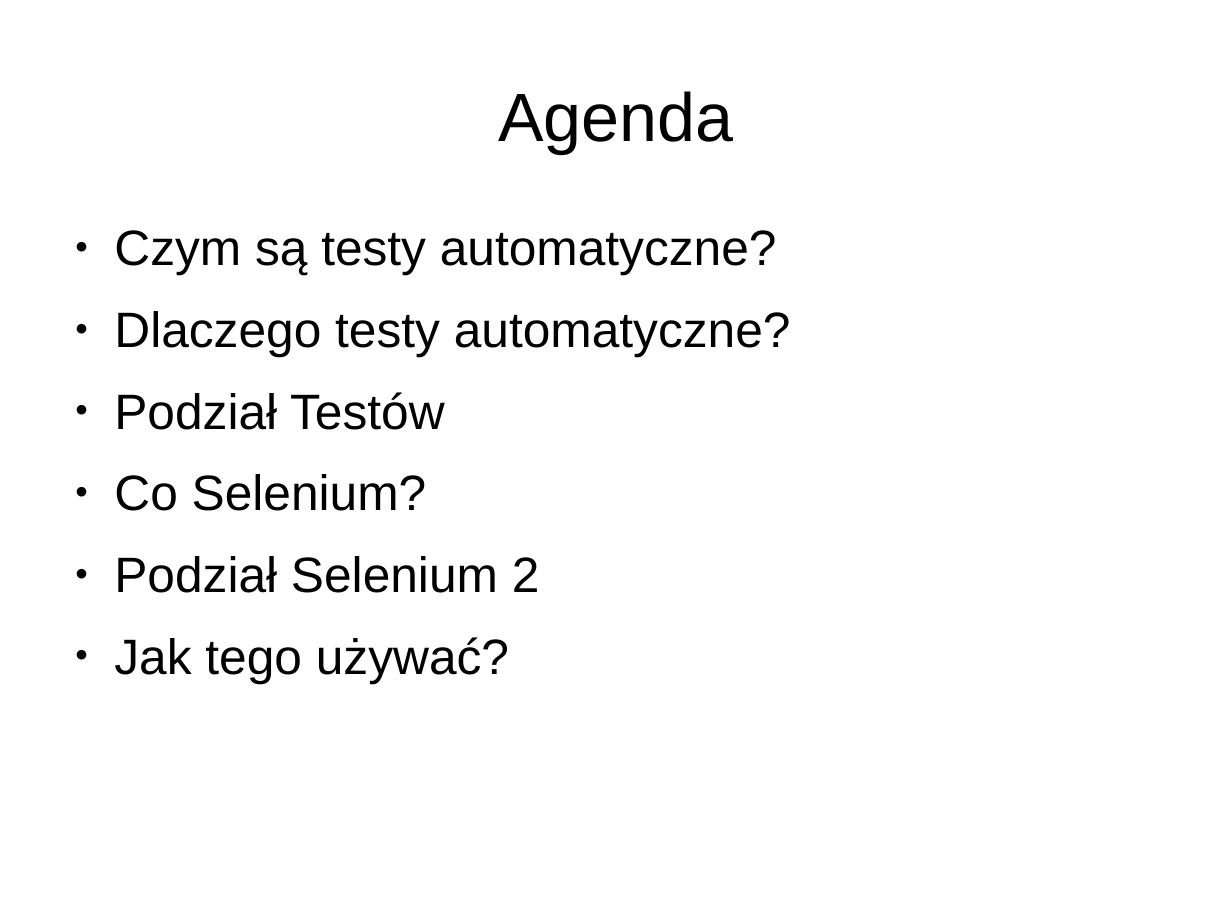
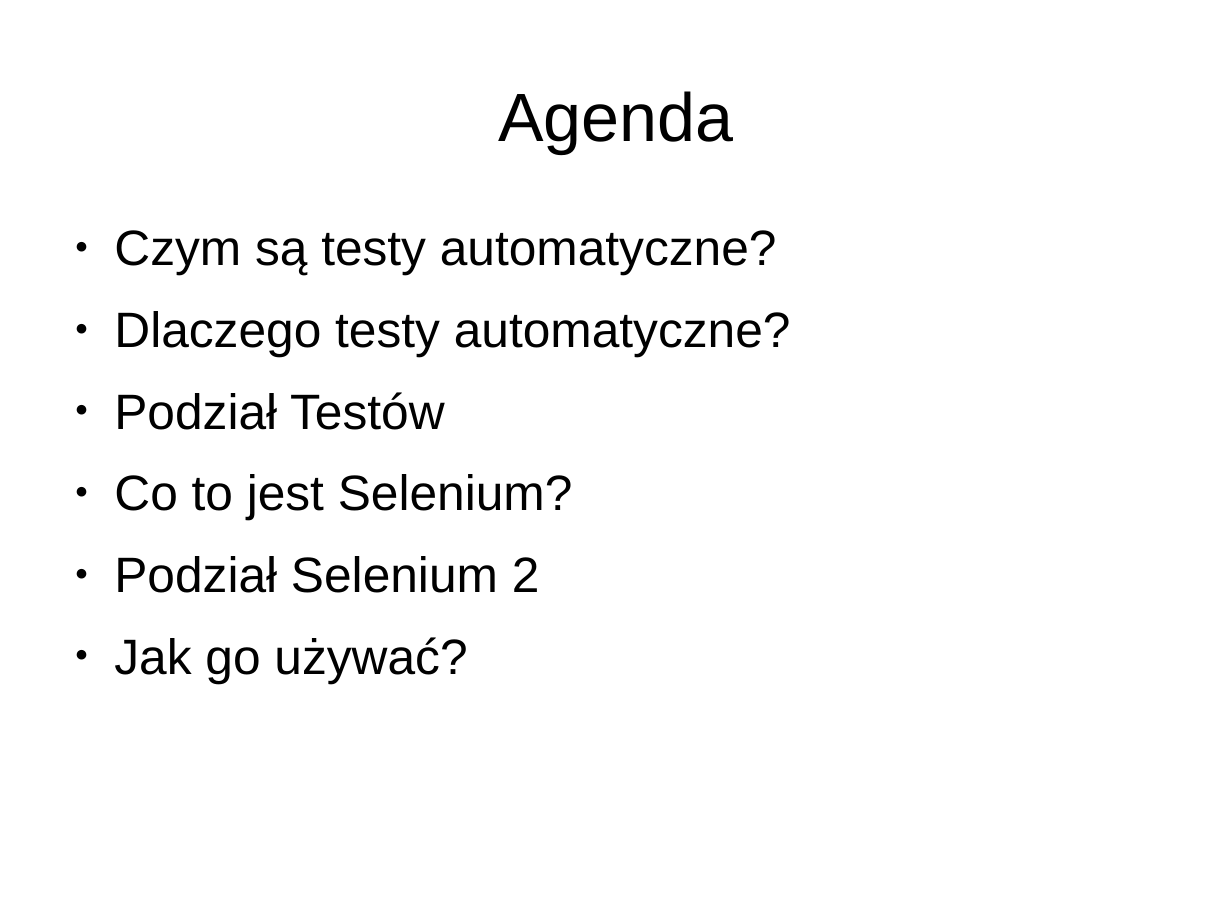
Before and after one commit to laikkk/TarPrezentacja, a slide deck: slide 2 of Prezentacja Testy Automatyczne + Selenium.odp. Drawn at 1232x924 pixels with LibreOffice and Linux fonts; fonts in the diff are those of the drawing. Boxes give left, top, right and bottom in pixels: in the first picture for what was removed or moved away, otherwise in the second. Text is boxed around its words. In the diff, an @@ line names an element or a change of style, - is before the commit and + after.

```diff
--- a/Prezentacja Testy Automatyczne + Selenium.odp
+++ b/Prezentacja Testy Automatyczne + Selenium.odp
@@ text at box(114, 474, 573, 520): text changed @@
-● Co Selenium?
+● Co to jest Selenium?
@@ text at box(114, 637, 467, 683): text changed @@
-● Jak tego używać?
+● Jak go używać?
```
Also in this commit, not shown: 3 other slides changed, 1 slide added, 1 slide removed, 7 other files.
